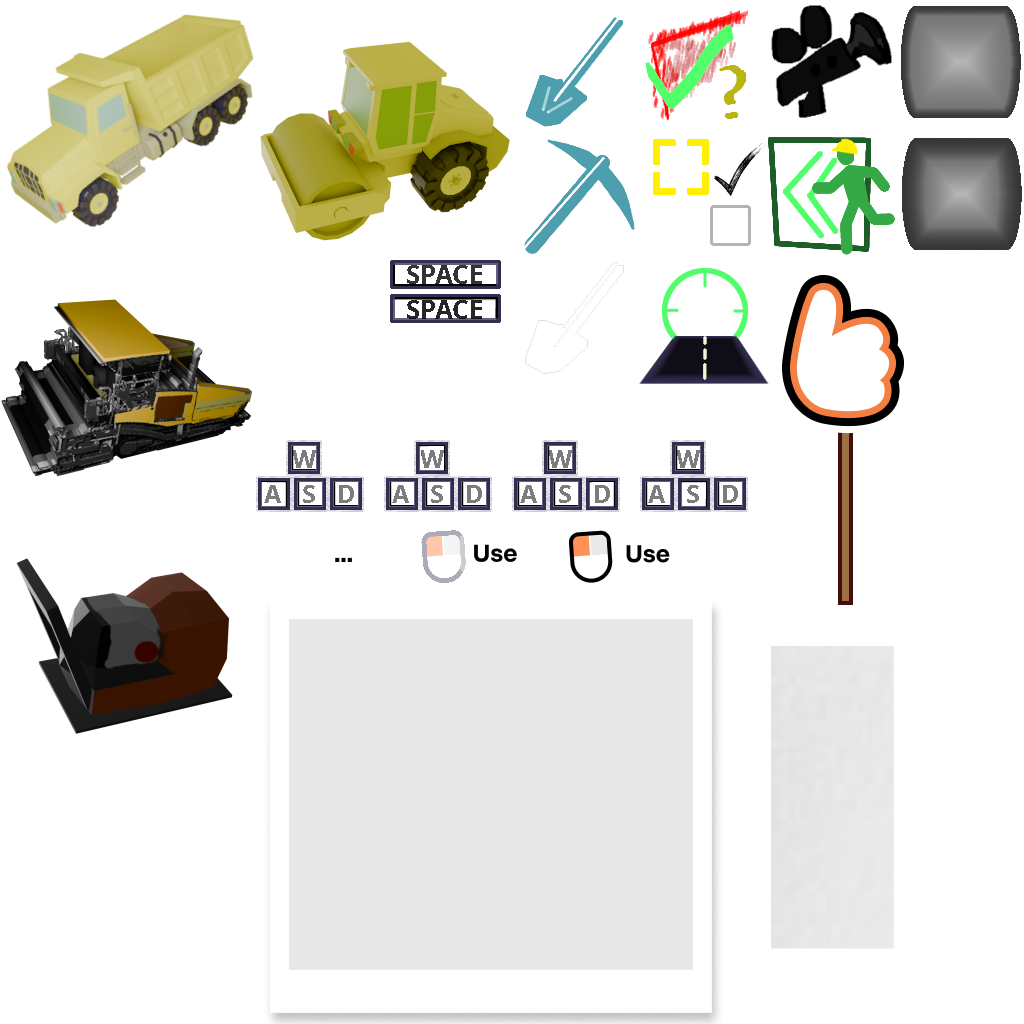
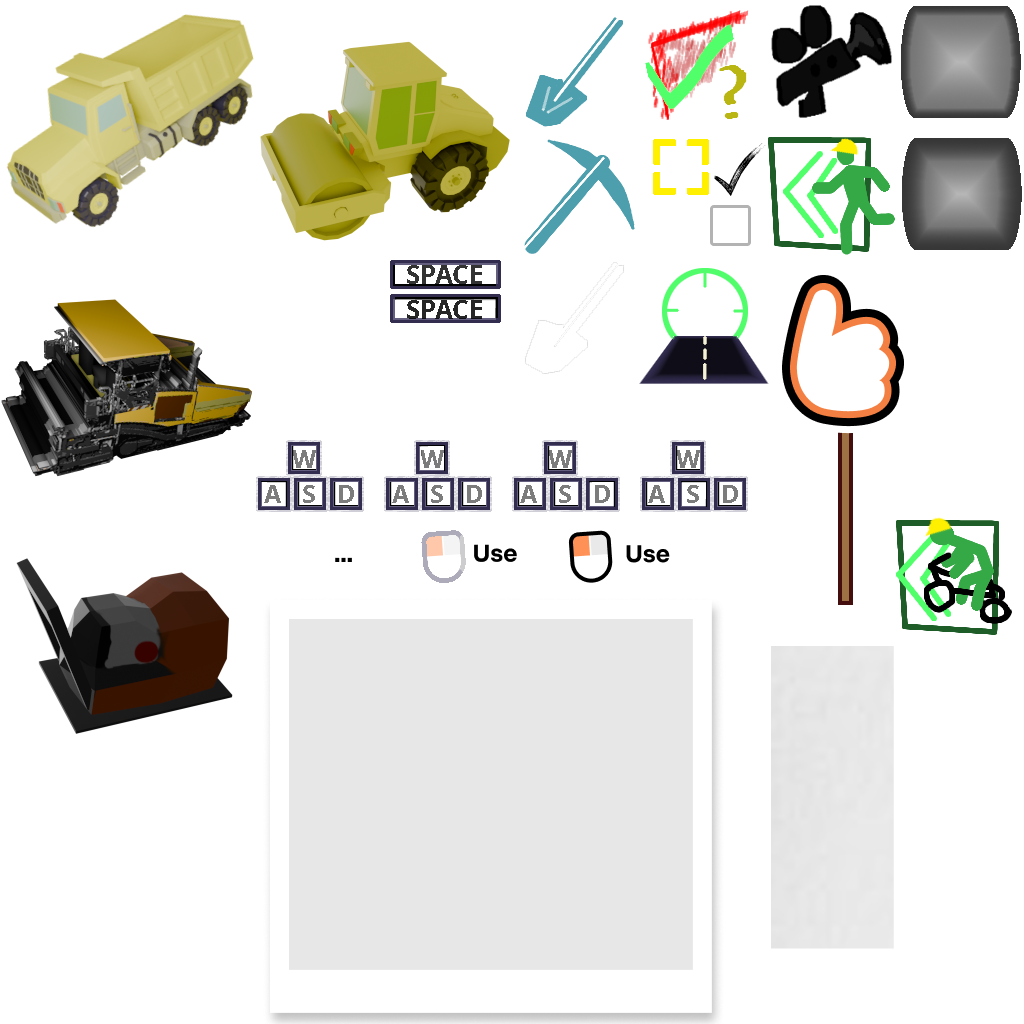
The second 1024 × 1024 image is a revision of the first. Changes to its layers:
added layer "exit_hat copy" above "exit_figure copy #2" over left=924, top=517, right=953, bottom=537
added layer "exit_figure copy #2" above "exit_tricycle copy" over left=949, top=548, right=994, bottom=611
added layer "exit_tricycle copy" above "exit_figure copy #1" over left=924, top=552, right=1012, bottom=624
added layer "exit_figure copy #1" above "exit_arrow_3 copy" over left=930, top=523, right=994, bottom=611
added layer "exit_arrow_3 copy" above "exit_arrow_2 copy" over left=896, top=534, right=951, bottom=621
added layer "exit_door copy #2" above "exit_door" over left=896, top=520, right=999, bottom=635
